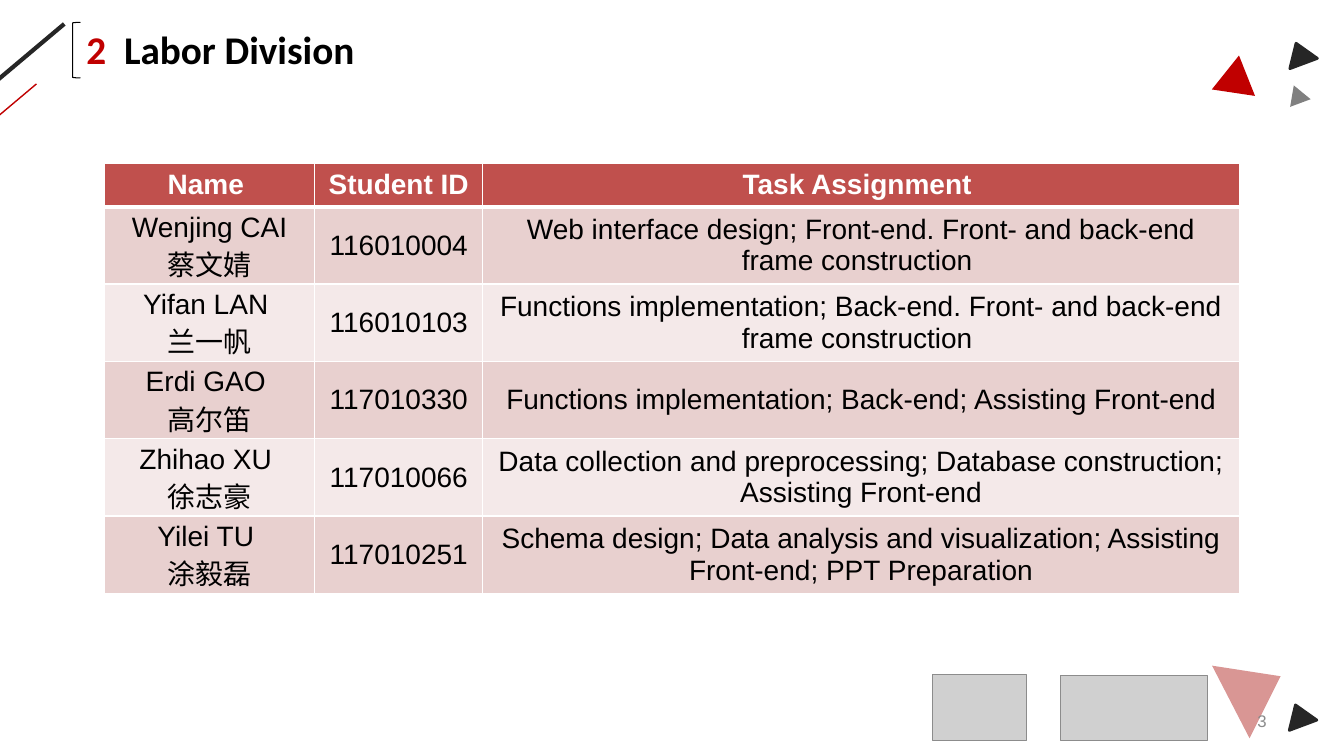
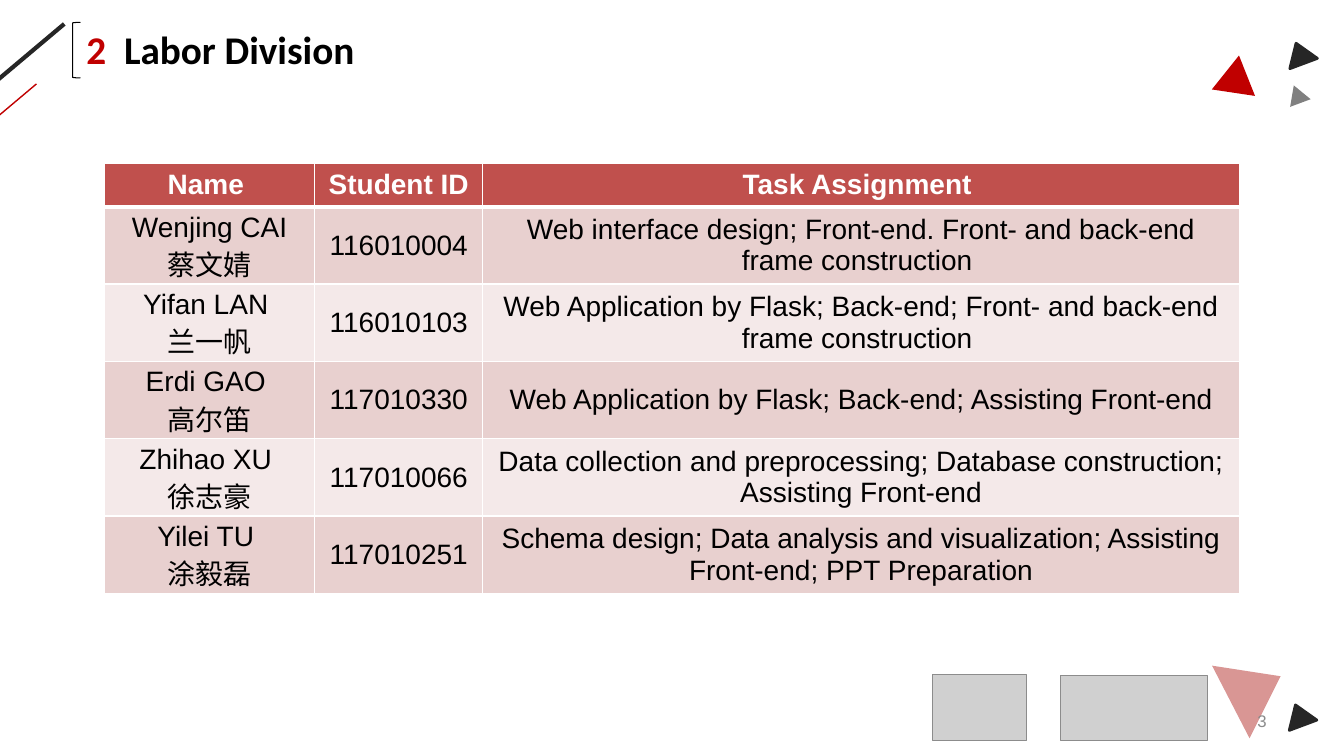
Before and after one commit to lanskyfan/fifaweb, a slide deck: slide 3 of presentation/ERG3010 Group 10 Presentation.pptx. Drawn at 1344x756 pixels with LibreOffice and Linux fonts; fonts in the diff are those of the drawing; grey boxes stand for pictures. Boxes give left, top, right and bottom in pixels: in the first picture for what was removed or moved away, otherwise in the second. Text is boxed around its words. In the diff, an @@ line names an element or a change of style, - is before the commit and + after.

```diff
--- a/presentation/ERG3010 Group 10 Presentation.pptx
+++ b/presentation/ERG3010 Group 10 Presentation.pptx
@@ table at <box>105,163,1241,594</box> @@
-row 3, column 3: Functions implementation; Back-end. Front- and back-end frame construction
+row 3, column 3: Web Application by Flask; Back-end; Front- and back-end frame construction
-row 4, column 3: Functions implementation; Back-end; Assisting Front-end
+row 4, column 3: Web Application by Flask; Back-end; Assisting Front-end
```
Also in this commit, not shown: 4 other slides changed, 1 slide added.
